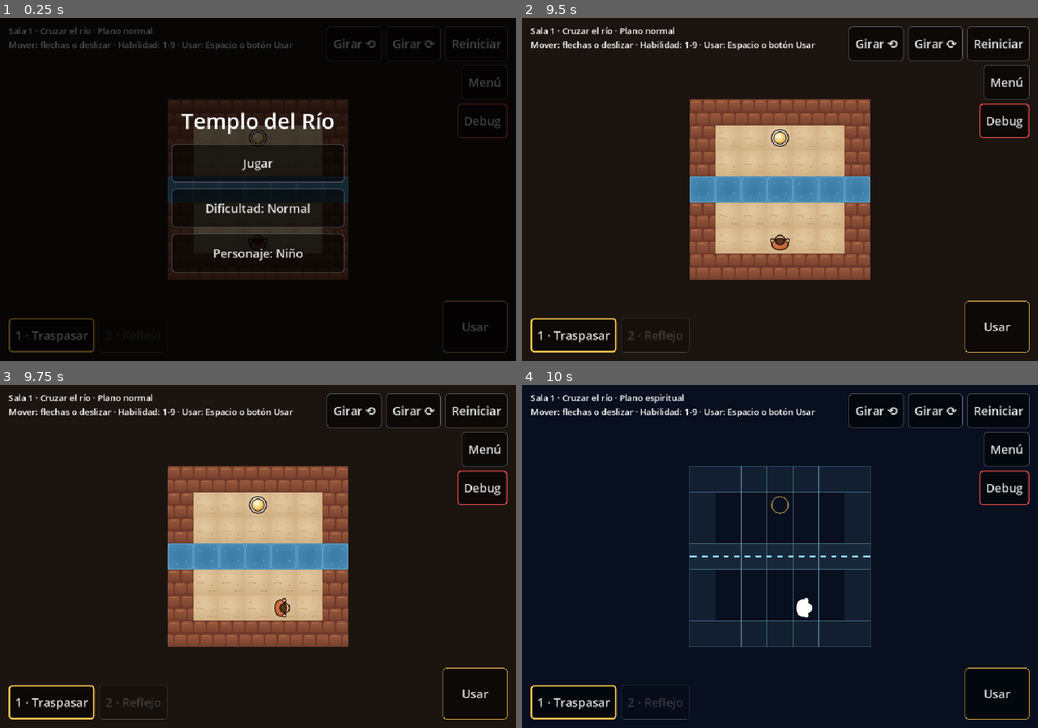
Above: before the commit, frames 1-4 (two rows, left to right).
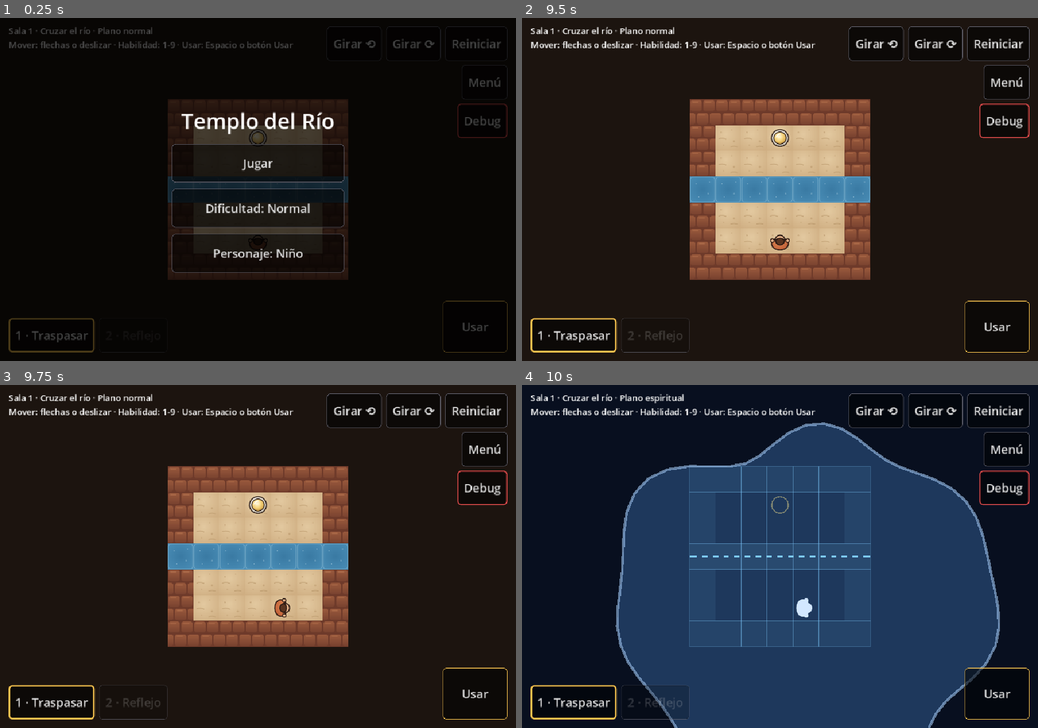
Above: after the commit, the same moments.

Repository: AngeloCS19/Juego
Game: Godot game, scene res://main.tscn
Two runs of this game, one before a commit and one after it. Both use one fixed random seed, a clock stepped at 60 frames per second and the inputs below.
Inputs (mouse positions are in pixels of both pictures, inside the frame that each line leads up to):
- Up to frame 1 (0.25 s): no input
- Up to frame 2 (9.5 s): click "Reiniciar" at 0.5 s; click "Reiniciar" at 1.25 s; click "Reiniciar" at 2 s; click "Jugar" at 2.75 s; click "1 · Traspasar" at 3.5 s; click "Girar ⟲" at 4.25 s; click "Girar ⟳" at 5 s; click "Menú" at 5.75 s; click "Dificultad: Normal" at 6.5 s; click "Debug" at 7.25 s; click "Usar" at 8 s; click "Seguir" at 8.75 s
- Up to frame 3 (9.75 s): tap Enter at 9.5, 9.6 s; move the mouse to (371, 539) at 9.52 s; hold Right from 9.53 s (still down); click (371, 539) at 9.67 s
- Up to frame 4 (10 s): keep holding Right; tap Space at 9.77 s

Frames 1-3 are identical in both runs. In frame 4, 53% of the frame differs, in the area x 18-93%, y 10-100%.

Commit message:
Animación: transición de espejo entre salas y mancha al Traspasar
Co-Authored-By: Claude Opus 5.5 (1M context) <noreply@anthropic.com>
Claude-Session: https://claude.ai/code/session_01FW9kqJQu3akPxuozoXXvar

Diff:
--- /dev/null
+++ b/scripts/cortina.gd
@@ -0,0 +1,56 @@
+class_name Cortina
+extends Control
+## Transición entre salas: como un espejo que se cierra. Dos mitades oscuras avanzan desde los bordes
+## hasta juntarse en el eje (una línea punteada celeste), se carga la sala siguiente y se vuelven a abrir.
+
+const DURACION := 0.35  # segundos para cerrar (y otros tantos para abrir)
+const OSCURO := Color(0.05, 0.04, 0.08)
+const CELESTE := Color(0.55, 0.85, 1.0)
+
+var cierre := 0.0:  # 0 abierta, 1 cerrada; el Tween la cambia y cada cambio redibuja
+	set(valor):
+		cierre = valor
+		queue_redraw()
+var vertical := false  # true: las mitades vienen de los lados y se juntan en una línea vertical
+
+
+func _init() -> void:
+	set_anchors_preset(Control.PRESET_FULL_RECT)
+	mouse_filter = Control.MOUSE_FILTER_IGNORE
+
+
+## Cierra, llama a "en_medio" (cargar la sala nueva) con la pantalla tapada, y abre.
+func pasar(eje_vertical: bool, en_medio: Callable) -> Tween:
+	vertical = eje_vertical
+	mouse_filter = Control.MOUSE_FILTER_STOP  # mientras dura, los toques no llegan al mapa
+	var t := create_tween()
+	t.tween_property(self, "cierre", 1.0, DURACION).set_trans(Tween.TRANS_QUAD).set_ease(Tween.EASE_IN)
+	t.tween_callback(en_medio)
+	t.tween_interval(0.1)
+	t.tween_property(self, "cierre", 0.0, DURACION).set_trans(Tween.TRANS_QUAD).set_ease(Tween.EASE_OUT)
+	t.tween_callback(func(): mouse_filter = Control.MOUSE_FILTER_IGNORE)
+	return t
+
+
+func activa() -> bool:
+	return mouse_filter == Control.MOUSE_FILTER_STOP
+
+
+func _draw() -> void:
+	if cierre <= 0.0:
+		return
+	var s := size
+	if vertical:
+		var w := s.x * 0.5 * cierre
+		draw_rect(Rect2(0, 0, w, s.y), OSCURO)
+		draw_rect(Rect2(s.x - w, 0, w, s.y), OSCURO)
+	else:
+		var h := s.y * 0.5 * cierre
+		draw_rect(Rect2(0, 0, s.x, h), OSCURO)
+		draw_rect(Rect2(0, s.y - h, s.x, h), OSCURO)
+	# El eje aparece cuando el espejo está casi cerrado.
+	var brillo := clampf((cierre - 0.7) / 0.3, 0.0, 1.0)
+	if brillo > 0.0:
+		var a := Vector2(s.x / 2, 0) if vertical else Vector2(0, s.y / 2)
+		var b := Vector2(s.x / 2, s.y) if vertical else Vector2(s.x, s.y / 2)
+		draw_dashed_line(a, b, Color(CELESTE, brillo), 4.0, 18.0)
--- a/scripts/main.gd
+++ b/scripts/main.gd
@@ -55,6 +55,7 @@
 var _marcador: Label  # corazones y pétalos durante el jefe
 var _menu: Menu
 var _dialogo: Dialogo
+var _cortina: Cortina
 var _empezada := false  # si ya se tocó Jugar: el menú inicial ofrece Continuar
 var prendas: Array[String] = []  # prendas de Narciso que el jugador ya sacó de su sala
 
@@ -117,6 +118,8 @@
 	_marcador.add_theme_color_override("font_color", Color(1, 0.85, 0.5))
 	pantalla.add_child(_marcador)  # va justo debajo del texto de arriba (ver _process)
 
+	_cortina = Cortina.new()
+	$Interfaz.add_child(_cortina)  # debajo del diálogo y del menú
 	_dialogo = Dialogo.new()
 	_dialogo.terminado.connect(func(): get_tree().paused = _menu.visible)
 	$Interfaz.add_child(_dialogo)
@@ -210,7 +213,7 @@
 
 # shortcut: teclas fijas en código; pasarlas al Mapa de Entrada del proyecto cuando haya control de mando.
 func _unhandled_input(evento: InputEvent) -> void:
-	if not (evento is InputEventKey and evento.pressed and not evento.echo):
+	if not (evento is InputEventKey and evento.pressed and not evento.echo) or _cortina.activa():
 		return
 	if evento.keycode == KEY_ESCAPE:
 		if _menu.visible:
@@ -283,7 +286,7 @@
 func _process(delta: float) -> void:
 	_marcador.text = sala.estado()
 	_marcador.position = etiqueta.position + Vector2(0, etiqueta.size.y)
-	if _menu.visible or _dialogo.visible:
+	if _menu.visible or _dialogo.visible or _cortina.activa():
 		return
 	var dir := _a_mundo(_direccion_sostenida())
 	if dir != Vector2i.ZERO and dir == sala.mirando and sala.hay_empujable_enfrente():
@@ -434,13 +437,26 @@
 	etiqueta.text += "\nEncontraste una prenda de Narciso: %s." % nombre
 
 
+## Cambia a la sala "indice" con la transición de espejo, que se cierra sobre el eje de la sala que termina.
+## El juego queda en pausa mientras tanto; al final sigue en pausa solo si se abrió un diálogo o el menú.
+func _pasar_de_sala() -> void:
+	var plano = sala.datos["plano_espiritual"]
+	var eje: String = (plano[0] if plano is Array else plano).get("eje", "horizontal")
+	# Si la cámara está girada un cuarto de vuelta, en pantalla el eje se ve al revés.
+	var vertical := (eje == "vertical") != (giro % 2 == 1)
+	get_tree().paused = true
+	_dedo_abajo = false
+	var t := _cortina.pasar(vertical, _cargar_sala)
+	t.finished.connect(func(): get_tree().paused = _menu.visible or _dialogo.visible)
+
+
 func _on_sala_completada() -> void:
 	# La prenda cuenta al salir de la sala: si el jugador cae y la sala se reinicia, hay que recogerla otra vez.
 	if sala.datos.has("prenda") and sala.prenda_tomada and not sala.datos["prenda"]["nombre"] in prendas:
 		prendas.append(sala.datos["prenda"]["nombre"])
 	indice += 1
 	if indice < SALAS.size():
-		_cargar_sala.call_deferred()  # diferido: la sala que avisa todavía está ejecutando su código
+		_pasar_de_sala()
 	else:
 		set_process_unhandled_input(false)
 		var cierre := "Narciso descansa en paz." if sala is SalaAltar and sala.en_paz else "El espíritu de Narciso sigue esperando sus prendas junto al estanque."
--- a/scripts/sala.gd
+++ b/scripts/sala.gd
@@ -55,6 +55,7 @@
 const DURACION_PASO := 0.12  # segundos que tarda en verse un paso o un empujón
 const DURACION_REFLEJO := 0.45  # lo que tarda el reflejo en viajar al otro lado del eje
 const DURACION_CAIDA := 0.6  # main.gd espera esto antes de abrir la ventana de derrota
+const DURACION_MANCHA := 0.55  # la mancha de tinta que se expande al Traspasar
 
 var datos: Dictionary
 var mapa: Array = []
@@ -74,6 +75,9 @@
 var _t_plano := 0.0  # tiempo desde que se entró al plano espiritual
 var _caida_t := DURACION_CAIDA  # tiempo desde la última caída (DURACION_CAIDA o más: no está cayendo)
 var _caida_en := Vector2.ZERO
+var _mancha_t := DURACION_MANCHA
+var _mancha_en := Vector2.ZERO
+var _mancha_onda: Array[Vector3] = []  # la forma de esta mancha: (amplitud, ondas por vuelta, desfase)
 static var _siluetas := {}  # sprite -> su silueta blanca, se calcula una vez
 
 
@@ -177,6 +181,7 @@
 		return
 	espiritual = not espiritual
 	_t_plano = 0.0  # al entrar, los reflejos viajan desde su piedra
+	_nueva_mancha()
 	plano_cambiado.emit(espiritual)
 	queue_redraw()
 	_accion()
@@ -204,6 +209,7 @@
 	_t += delta
 	_t_plano += delta
 	_caida_t += delta
+	_mancha_t += delta
 	_seguir("jugador", _centro(jugador), delta)
 	_angulo = lerp_angle(_angulo, Vector2(mirando).angle() + PI / 2, minf(1.0, delta * 20.0))
 	for p in piedras:
@@ -420,6 +426,35 @@
 		tex_jugador = _silueta(tex_jugador)
 	draw_texture_rect(tex_jugador, Rect2(-Vector2.ONE * lado_j * 0.5, Vector2.ONE * lado_j), false)
 	draw_set_transform(Vector2.ZERO)
+	_dibujar_mancha()
+
+
+## Al Traspasar, una mancha de tinta del color del plano nuevo se expande desde el jugador.
+## Su borde es una suma de ondas con amplitudes y desfases al azar, así nunca sale igual.
+func _nueva_mancha() -> void:
+	_mancha_t = 0.0
+	_mancha_en = _visto("jugador", jugador)
+	_mancha_onda.clear()
+	for ondas in [2, 3, 5, 7]:
+		_mancha_onda.append(Vector3(randf_range(0.03, 0.13), ondas, randf() * TAU))
+
+
+func _dibujar_mancha() -> void:
+	if _mancha_t >= DURACION_MANCHA:
+		return
+	var k := _mancha_t / DURACION_MANCHA
+	var radio := ease(k, 0.4) * Vector2(tamano).length() * TAM
+	var color := Color(0.35, 0.65, 1.0) if espiritual else Color(0.95, 0.8, 0.55)
+	var borde := PackedVector2Array()
+	for i in 64:
+		var angulo := TAU * i / 64
+		var r := 1.0
+		for o in _mancha_onda:
+			r += o.x * sin(o.y * angulo + o.z + _t * 4.0)  # el borde se sigue moviendo, como tinta en agua
+		borde.append(_mancha_en + Vector2.from_angle(angulo) * radio * r)
+	draw_colored_polygon(borde, Color(color, 0.45 * (1.0 - k)))
+	borde.append(borde[0])
+	draw_polyline(borde, Color(color.lightened(0.5), 0.9 * (1.0 - k)), 5.0)
 
 
 ## En el plano espiritual el piso se desvanece y solo queda la cuadrícula.
Not shown, changed: CLAUDE.md
Not shown, changed: README.md
Not shown, changed: docs/arte.md
